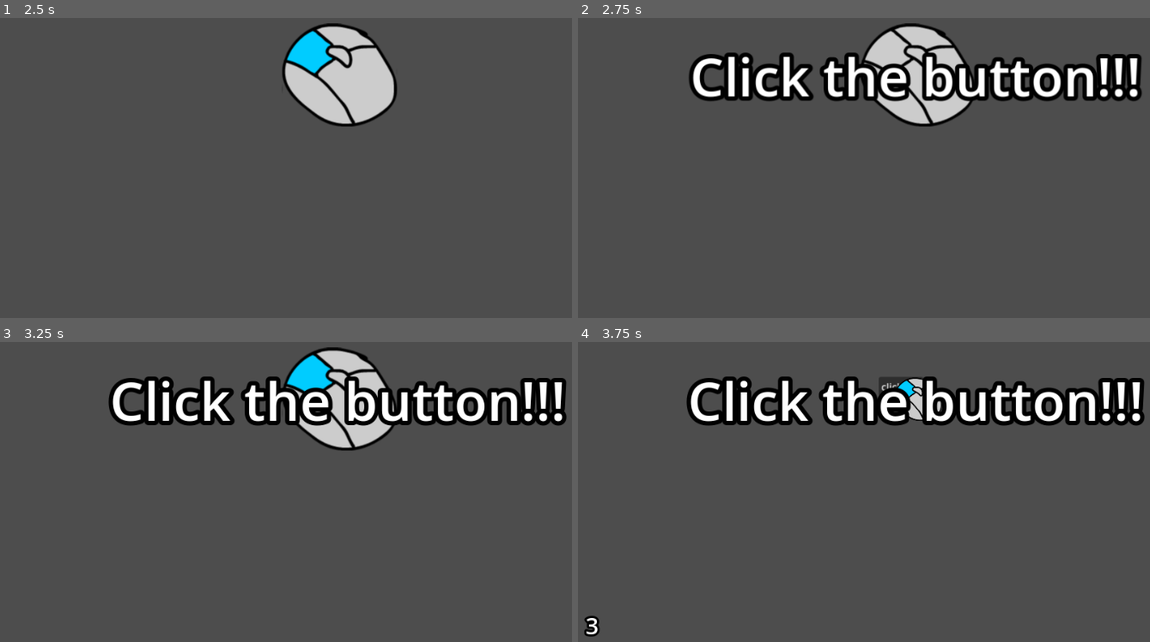
Above: before the commit, frames 1-4 (two rows, left to right).
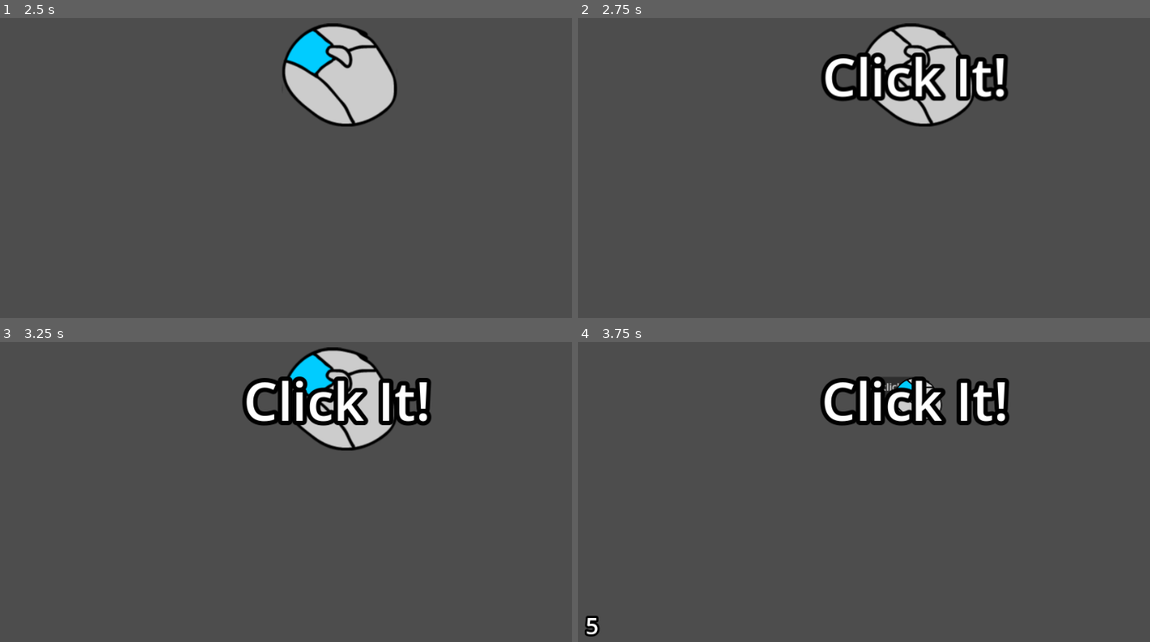
Above: after the commit, the same moments.

Repository: yotam-frid/spelkollektivet-minigame-jam
Game: Godot game, scene res://main_game.tscn
Same seed, same stepped clock (60 frames per second), same inputs: the game is played once before the commit and once after it.
Inputs (mouse positions are in pixels of both pictures, inside the frame that each line leads up to):
- Up to frame 1 (2.5 s): tap Enter at 0.5 s; move the mouse to (486, 51) at 0.52 s; click (486, 51) at 0.6 s; move the mouse to (200, 102) at 1.27 s; right-click (200, 102) at 1.35 s; move the mouse to (outside the picture) at 2.02 s; click (outside the picture) at 2.1 s
- Up to frame 2 (2.75 s): no input
- Up to frame 3 (3.25 s): move the mouse to (303, 501) at 2.77 s; right-click (303, 501) at 2.85 s
- Up to frame 4 (3.75 s): move the mouse to (1121, 477) at 3.52 s; click (1121, 477) at 3.6 s

Frame 1 is identical in both runs. In frame 2, 8.7% of the frame differs, in the area x 19-99%, y 11-28%; in frame 3, 8.8%; in frame 4, 8.8%, in the area x 1-100%, y 11-98%.

Commit message:
improve example

Diff:
--- a/game_manager.gd
+++ b/game_manager.gd
@@ -64,14 +64,14 @@
 	current_minigame.game_finish.connect(on_minigame_finished)
 
 	# Expose game on the global scope
-	CurrentMinigame.set_target(current_minigame)
+	CurrentGame.set_target(current_minigame)
 
 func unload_current_minigame():
 	current_minigame.queue_free()
 	is_current_minigame_in_tree = false
 
 	# Hide from global scope
-	CurrentMinigame.clear_target()
+	CurrentGame.clear_target()
 
 func on_minigame_won():
 	if current_minigame_won:
--- a/global_current_minigame.gd
+++ b/global_current_minigame.gd
@@ -9,6 +9,7 @@
 	set(_value):
 		printerr("Can't change difficulty from Global Scope.")
 
+## Notifies that a win condition was met.
 func win():
 	_assert_target_exists()
 	_target.win()
--- a/minigames/ClickTheButton.tscn
+++ b/minigames/ClickTheButton.tscn
@@ -1,21 +1,18 @@
-[gd_scene load_steps=2 format=3 uid="uid://t22snqmareyr"]
+[gd_scene load_steps=3 format=3 uid="uid://t22snqmareyr"]
 
-[sub_resource type="GDScript" id="GDScript_dl3dl"]
-script/source = "extends Minigame
+[ext_resource type="Script" uid="uid://bajhxofytc8oh" path="res://minigame.gd" id="1_1bkhp"]
 
-# We create a script on the root node that extends Minigame,
-# then we call win()
+[sub_resource type="GDScript" id="GDScript_p5ppk"]
+script/source = "extends Button
 
-func _on_button_pressed() -> void:
-	# This is connected from the button node's 'pressed' signal
-	$Button.text = \"you win!\"
-	win()
+func _on_pressed() -> void:
+	CurrentGame.win()
+	text = \"good job\"
 "
 
 [node name="ClickTheButton" type="Node"]
-script = SubResource("GDScript_dl3dl")
-duration = 3
-instruction = "Click the button!!!"
+script = ExtResource("1_1bkhp")
+instruction = "Click It!"
 mouse = 2
 metadata/_custom_type_script = "uid://bajhxofytc8oh"
 
@@ -26,5 +23,6 @@
 offset_right = 493.0
 offset_bottom = 355.0
 text = "click me"
+script = SubResource("GDScript_p5ppk")
 
-[connection signal="pressed" from="Button" to="." method="_on_button_pressed"]
+[connection signal="pressed" from="Button" to="Button" method="_on_pressed"]
--- a/project.godot
+++ b/project.godot
@@ -17,7 +17,7 @@
 
 [autoload]
 
-CurrentMinigame="*res://global_current_minigame.gd"
+CurrentGame="*res://global_current_minigame.gd"
 
 [display]
 
